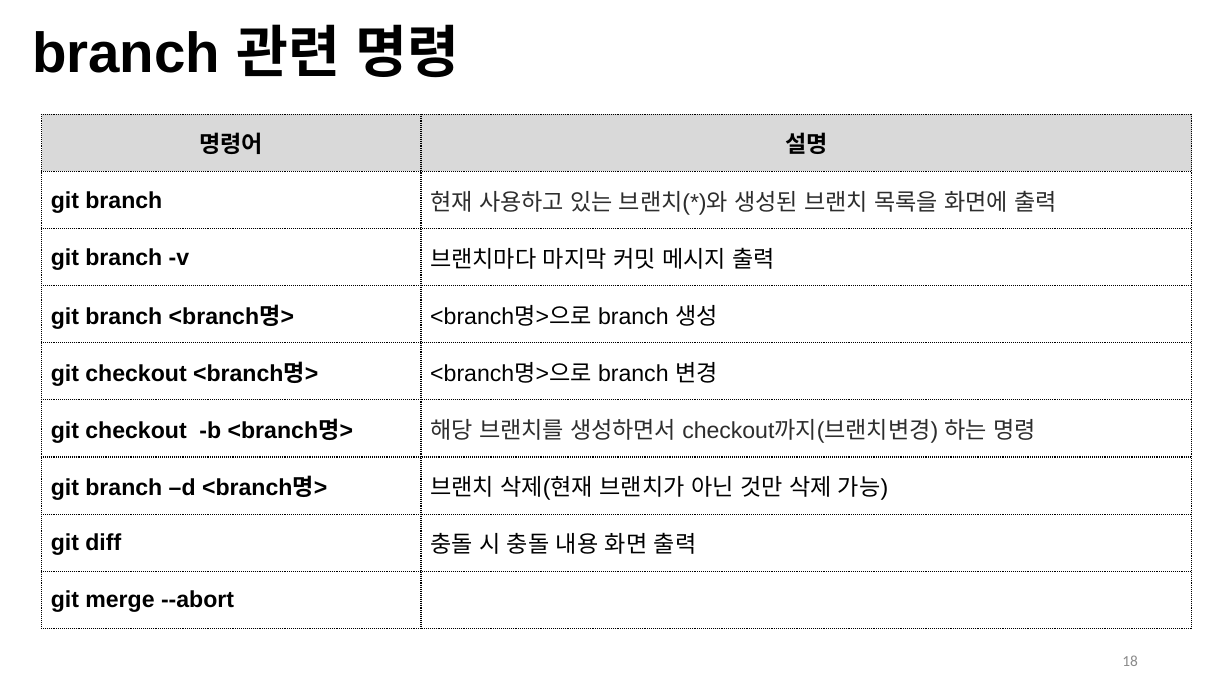
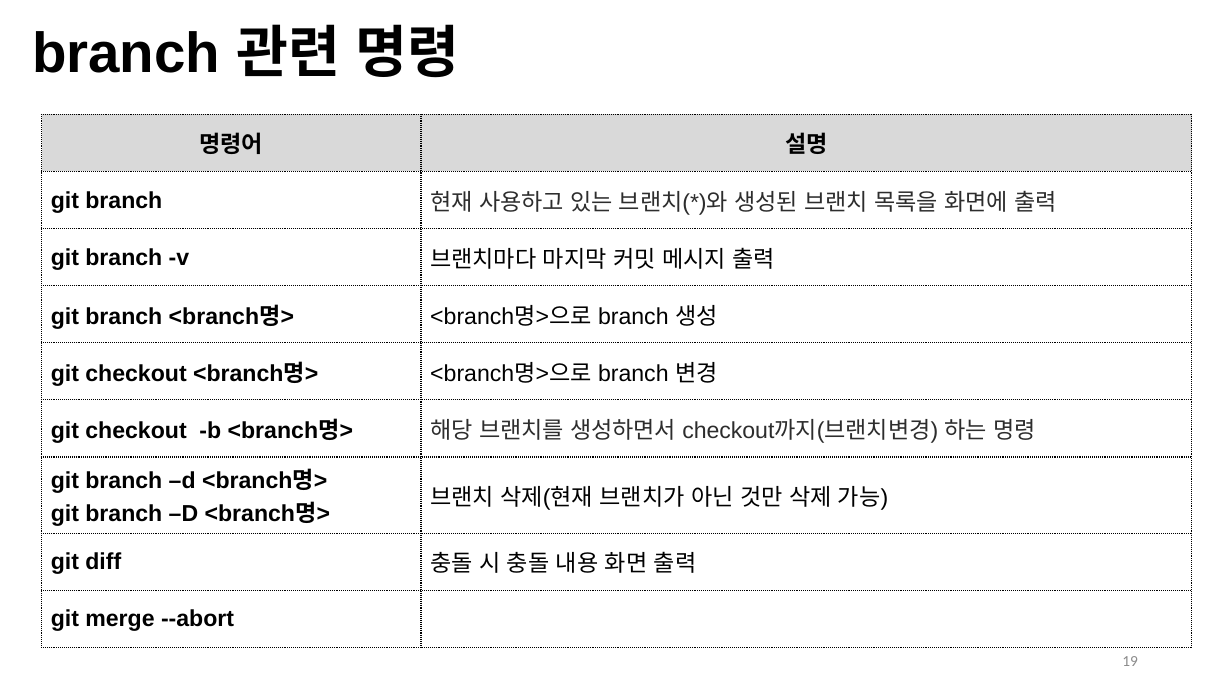
Before and after one commit to Open-Source-Programming/OpenSource-Lec, a slide deck: slide 19 of 07-Git2.pptx (slide 18 before the commit). Drawn at 1232x693 pixels with LibreOffice and Linux fonts; fonts in the diff are those of the drawing; background and template pictures are left out. Boxes give left, top, right and bottom in pixels: in the first picture for what was removed or moved away, otherwise in the second. Text is boxed around its words. In the diff, an @@ line names an element or a change of style, - is before the commit and + after.

```diff
--- a/07-Git2.pptx
+++ b/07-Git2.pptx
@@ table at box(42, 115, 1192, 637) @@
-row 7, column 1: git branch –d <branch명>
+row 7, column 1: git branch –d <branch명> / git branch –D <branch명>
@@ page number at box(1122, 656, 1138, 666): text changed @@
-18
+19
```
Also in this commit, not shown: 13 other slides changed, 1 slide added, 1 other file.
